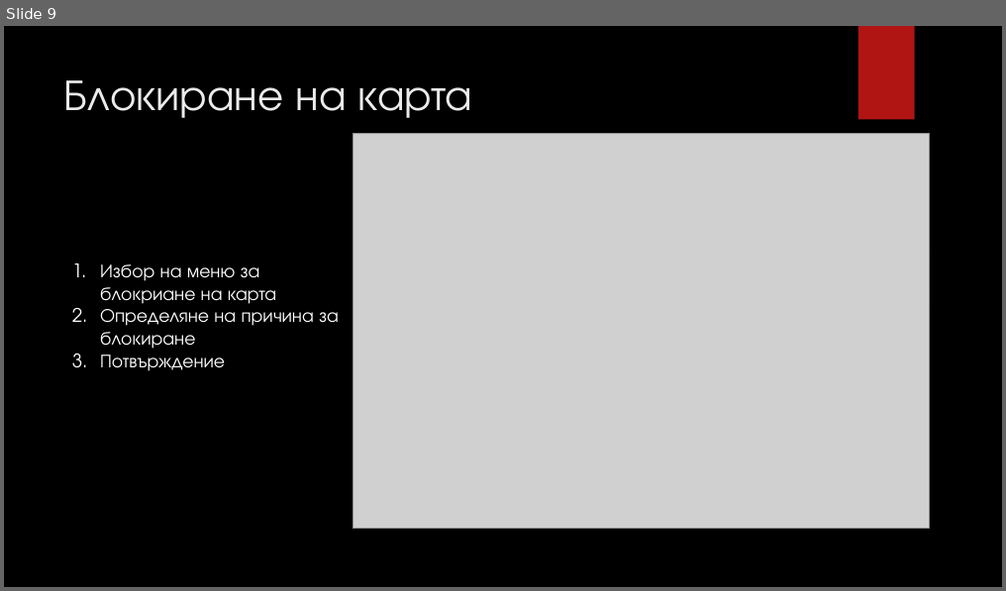
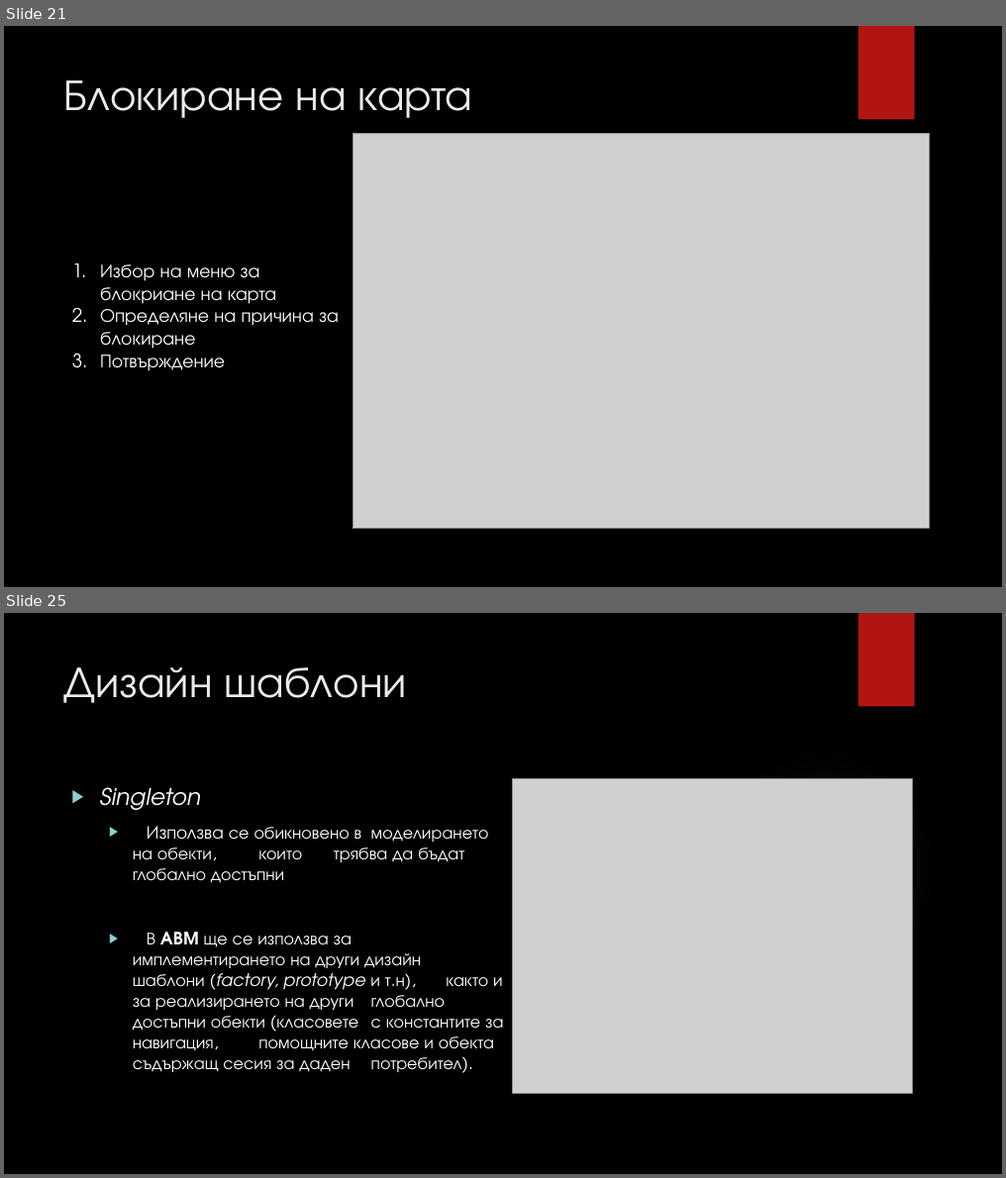
Before and after one commit to fahmiprasetya/PSS, a slide deck: I1/Current_Working_Directory/E3/ABM E3 Presentation.pptx. Shown one above the other, each under a label of ours: slide 9 before the commit, slides 21 and 25 after it; the slides between them are not shown. The pictures are 1006x591 and 1006x1178 pixels, drawn with LibreOffice and Linux fonts; fonts in the diff are those of the drawing; grey boxes stand for pictures; background and template pictures are left out. Boxes give left, top, right and bottom in pixels: in the first picture for what was removed or moved away, otherwise in the second. Text is boxed around its words. In the diff, an @@ line names an element or a change of style, - is before the commit and + after.

```diff
--- a/I1/Current_Working_Directory/E3/ABM E3 Presentation.pptx
+++ b/I1/Current_Working_Directory/E3/ABM E3 Presentation.pptx
@@ slide 25 added at [4, 613, 1002, 1174], background picture (left out); not listed: 2 template elements that a slide beside it also shows @@
@@ title added at [64, 667, 407, 703], 42 pt, text #EBEBEB @@
+Дизайн шаблони
@@ text added at [100, 787, 503, 1073], 16.6 pt, text #FFFFFF @@
+    ▶ Singleton
+  ▶ Използва се обикновено в моделирането на обекти, които трябва да бъдат глобално достъпни
+  ▶ В ABM ще се използва за имплементирането на други дизайн шаблони (factory, prototype и т.н), както и за реализирането на други глобално достъпни обекти (класовете с константите за навигация, помощните класове и обекта съдържащ сесия за даден потребител).
@@ picture added at [512, 778, 912, 1093] @@
@@ what was slide 9 is now slide 21 @@
```
Also in this commit, not shown: 1 slide changed, 26 other slides added, 12 other files.
